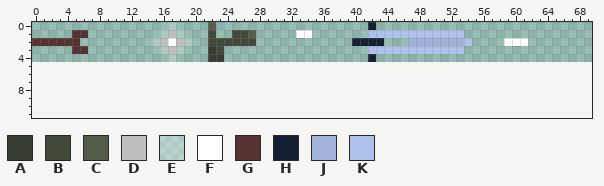
Two states of a sprite sheet, Graphics/Sprites/ph_weapons.png. The picture above was drawn from the file before the commit.
The file is 70x5 pixels. The old version is drawn lined up with the new one, on the new canvas.
Palette (. is transparent): A #373d30  B #42493a  C #555d4a  D #bebebe  E #ffffff50  F #ffffff  G #563232  H #162035  J #a1b3da  K #aec1eb
Pixels before, first column x 0:
0 .................E....C...................H...................
1 .....GG.........EDE...B..BBC.....FF.......KKKKKKKKKKKK........
2 GGGGGG.........EDFDE..BBBBBB............HHHH...JJJJJJJK....FFF
3 .....GG.........EDE...AB..................KKKKKKKKKKKK........
4 .................E....AA..................H...................
The result:
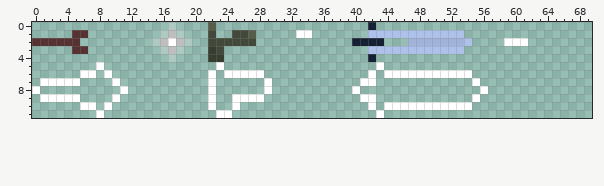
Edits made:
canvas 70x5 -> 70x12
Changed rows in their new state; - is an unchanged pixel.
first column x 0:
 5 --------F--------------F-------------------F-------------
 6 ------FF-F------------F-FFFFF-------------F-FFFFFFFFFFF--
 7 -FFFFF----F-----------F------F-----------FF------------F-
 8 F----------F----------F------F----------F---------------F
 9 -FFFFF----F-----------F--FFFF------------FF------------F-
10 ------FF-F------------F--F----------------F-FFFFFFFFFFF--
11 --------F--------------FF------------------F-------------
Changed places in both pictures, as pixel boxes (x1, y1, x2, y2):
added: (32, 62, 128, 118)
added: (208, 62, 272, 118)
added: (352, 62, 488, 118)
